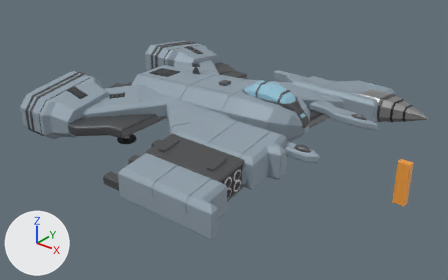
An edit to the Blender file art-source/company-prologue/fighters-geometry/longbow/longbow-geometry.blend, drawn before and after from the same camera.
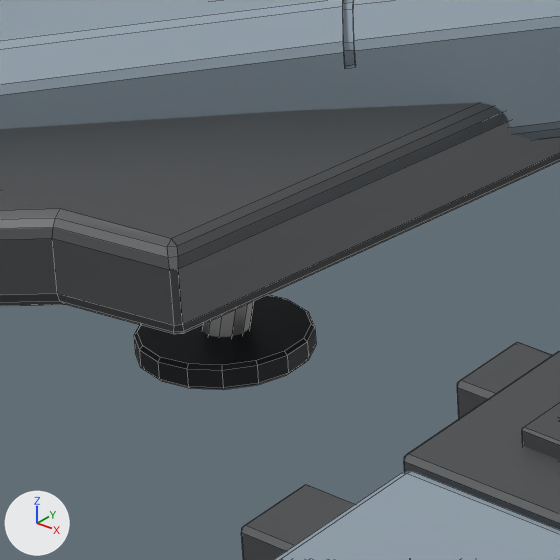
The first picture shows the older version from a camera (50 mm lens) standing at (40.1, -45.7, 24.3) and looking at (4.9, -1.8, -3.0). The close-ups show the older and then the newer version on the part from 23% to 36% of the width and 37% to 58% of the height of that picture. Only the edits that show in the close-ups are written down. Arrows for +X, +Y and +Z are at lower left; the lights stay in place. The close-ups show mesh edges as thin lines.

The first close-up shows 'Hull aft web', 'Hull starboard aft leg pad', 'Hull starboard aft leg piston', 'Weapon WS 002 missile rack', 'Weapon WS 002 outer plate', 'Weapon WS 002 rack latch 1', 'Weapon WS 002 rack rail 1', 'Weapon WS 002 rack rail 2', 'Wing starboard aft arm'.
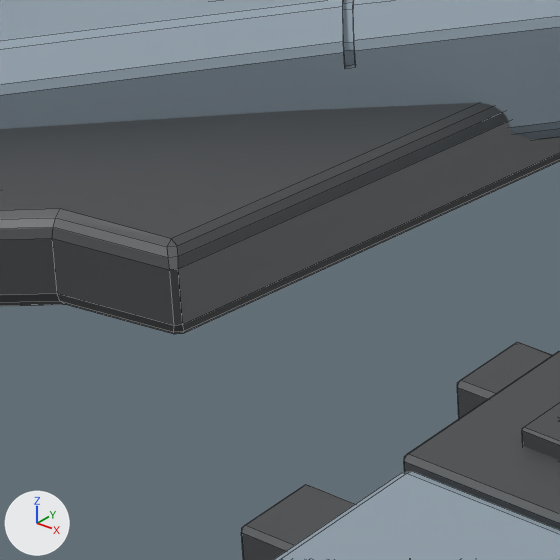
Location of each change, (x1, y1, x2, y2) in pixels of the close-ups (560 x 560 px):
'Hull starboard aft leg pad', reshaped, moved (not visible afterwards)
    before: (134, 295, 316, 390)
'Hull starboard aft leg piston', deleted
    before: (202, 302, 253, 337)

The edits, one by one:
me_hull_starboard_aft_leg_pad is used by ob_hull_starboard_aft_leg_pad; parent ob_longbow_root; location (-4.6, -6.2, -4.05).
me_hull_starboard_aft_leg_pad had 32 vertices, 18 faces and spanned x -1.0..1.0, y -1.0..1.0, z -0.15..0.15.
me_hull_starboard_aft_leg_pad no longer uses material mat_recess_and_machinery (dark grey #2c2e30).
me_hull_starboard_aft_leg_pad now has 8 vertices, 6 faces and spans x -5.1..-4.1, y -6.7..-5.7, z -4.2..-3.8.
me_hull_starboard_aft_leg_pad part 1: 32 vertices removed from x -1.0..1.0, y -1.0..1.0, z -0.15..0.15.
Other edits to the shape of me_hull_starboard_aft_leg_pad do not show in these pictures.
me_hull_starboard_aft_leg_pad gains material mat_gunmetal_structure (dark grey #5d5f61).
Object 'Hull starboard aft leg piston' (ob_hull_starboard_aft_leg_piston) is deleted.
In object 'Hull starboard aft leg pad' (ob_hull_starboard_aft_leg_pad), parent goes from ob_longbow_root to ob_hull_starboard_aft_leg_hinge.
In object 'Hull starboard aft leg pad' (ob_hull_starboard_aft_leg_pad), matrix_parent_inverse is now set to Matrix(((-0.721, -0.693, 0.0, -6.989), (0.674, -0.701, 0.231, -0.42), (-0.16, 0.167, 0.973, 0.973), (0.0, 0.0, 0.0, 1.0))).
Object 'Hull starboard aft leg pad' (ob_hull_starboard_aft_leg_pad) moves from (-4.6, -6.2, -4.05) to (0.0, 0.0, 0.0).
Object 'Hull starboard aft leg hinge' (ob_hull_starboard_aft_leg_hinge) is new.
Its parent is ob_hull_starboard_aft_leg_hinge_mount.
Its location is (0.0, 0.0, 0.0).
Its rotation in degrees is (0, 103, 0).
Object 'Hull starboard aft leg hinge mount' (ob_hull_starboard_aft_leg_hinge_mount) is new.
Its parent is ob_longbow_root.
Its location is (-4.6, -5.3, -0.85).
Its rotation in degrees is (13, 0, -136).
